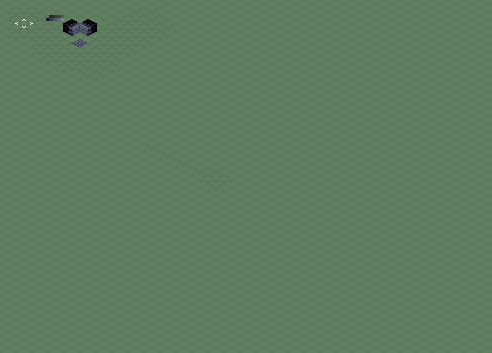
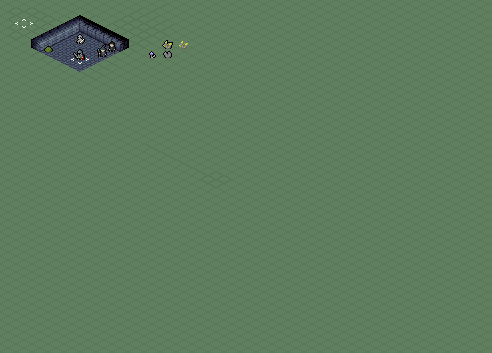
Layered file, before and after one edit (w=492, h=353). Changes by layer:
hid "Pallette", painted on it over [left=46, top=15, right=64, bottom=21]
removed layer "BrickFloor" over [left=71, top=39, right=89, bottom=48]
removed layer "WallRight" over [left=79, top=19, right=97, bottom=36]
removed layer "Wall" over [left=63, top=19, right=81, bottom=36]
added layer "Player Test copy" above "Layer 3" over [left=73, top=15, right=107, bottom=57]
added layer "Layer 3" above "Player Test copy 2" over [left=44, top=46, right=53, bottom=52]
added layer "Player Test copy 2" above "Player Test copy 3" over [left=73, top=49, right=85, bottom=60]
added layer "Player Test copy 3" above "Player Test" over [left=76, top=34, right=85, bottom=44]
added layer "Player Test" above "Layer 4 copy 2" over [left=108, top=41, right=116, bottom=52]
added layer "Layer 4 copy 2" above "Layer 4 copy" over [left=149, top=40, right=188, bottom=58]
added layer "Layer 4 copy" above "Layer 4" over [left=163, top=41, right=172, bottom=58]
added layer "Layer 4" above "Layer 2 copy 3" over [left=150, top=52, right=171, bottom=58]
added layer "Layer 2 copy 3" above "BrickFloor copy 9" over [left=31, top=19, right=129, bottom=72]
